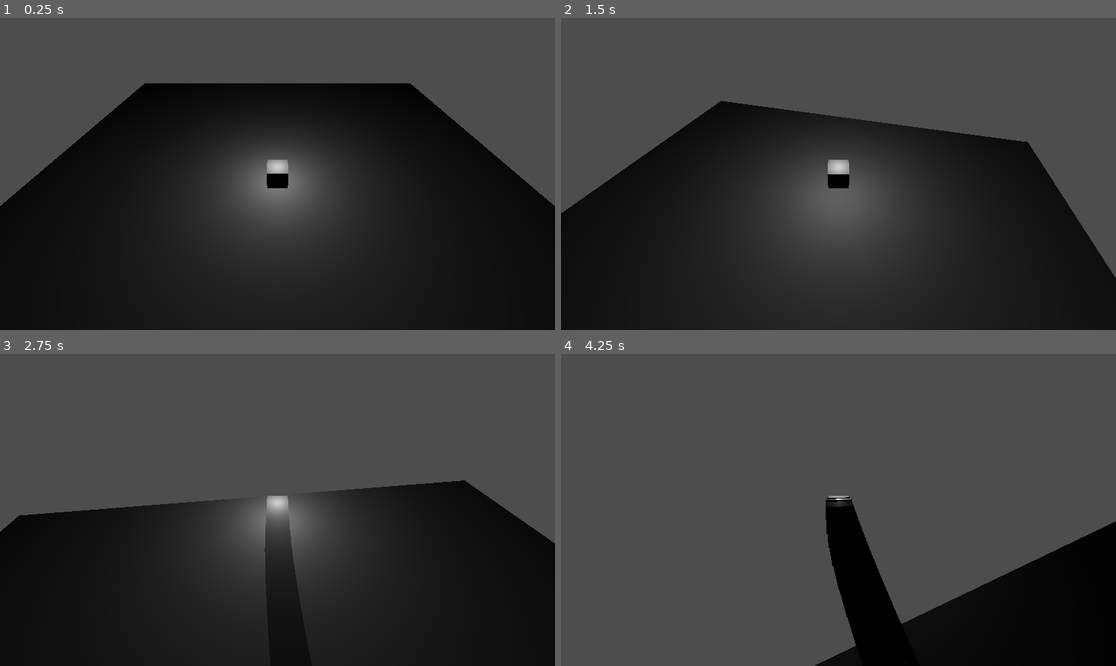
Above: before the commit, frames 1-4 (two rows, left to right).
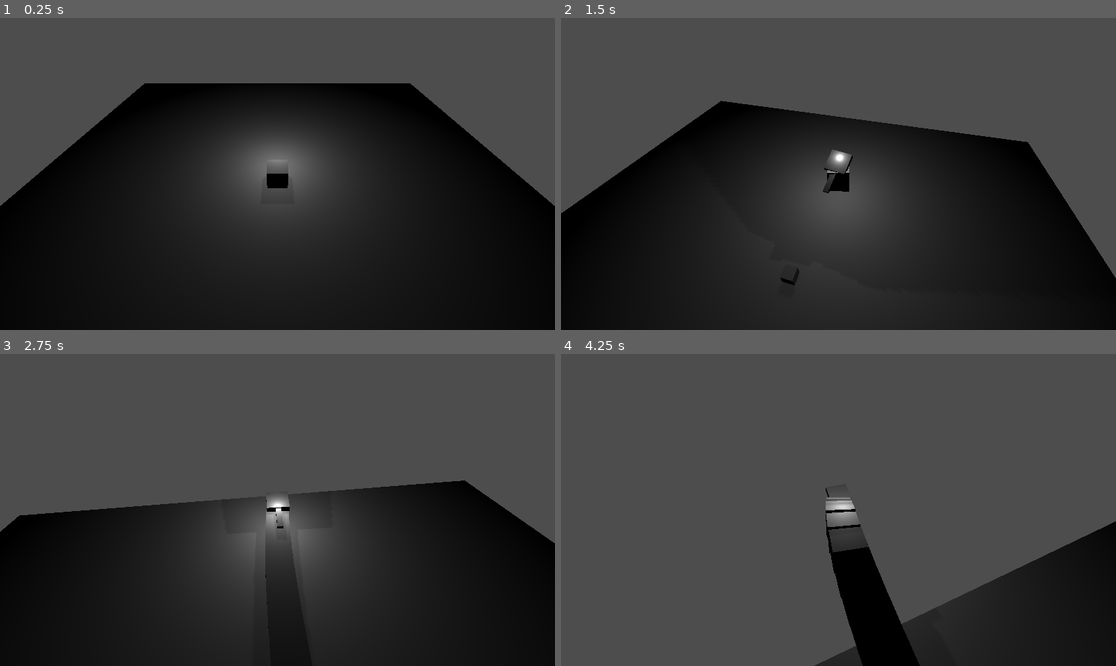
Above: after the commit, the same moments.

Repository: lcsaasm/Snake3D
Game: Godot game, scene res://main.tscn
Same seed, same stepped clock (60 frames per second), same inputs: the game is played once before the commit and once after it.
Inputs (mouse positions are in pixels of both pictures, inside the frame that each line leads up to):
- Up to frame 1 (0.25 s): no input
- Up to frame 2 (1.5 s): tap Enter at 0.5 s; move the mouse to (866, 174) at 0.52 s; press the mouse at (866, 174) at 0.53 s; hold W (move_up) from 0.53 s (still down); tap Space (jump) at 0.77 s; right-click (866, 174) at 0.8 s; move the mouse to (810, 174) at 1.27 s; release the mouse at (810, 174) at 1.28 s; right-click (810, 174) at 1.35 s
- Up to frame 3 (2.75 s): keep holding W (move_up); tap Space (jump) at 1.52 s; click (249, 510) at 1.55 s; move the mouse to (288, 503) at 2.02 s; hold E (interact) from 2.03 s (still down); right-click (288, 503) at 2.3 s
- Up to frame 4 (4.25 s): keep holding W (move_up); move the mouse to (832, 516) at 2.77 s; release E (interact) at 2.78 s; tap Mouse wheel down (scroll_down) at 2.85 s; tap Space (jump) at 3.02, 3.77 s; click (832, 516) at 3.05 s; move the mouse to (877, 513) at 3.52 s; hold Mouse wheel up (scroll_up) from 3.53 s (still down); right-click (877, 513) at 3.8 s

The runs differ from the first frame. In frame 1, 0.8% of the frame differs, in the area x 46-54%, y 40-62%; in frame 2, 0.4%; in frame 3, 0.6%; in frame 4, 3.0%, in the area x 47-78%, y 42-100%.

Commit message:
Torreta y seguimiento de objetivo

Diff:
--- a/main.gd
+++ b/main.gd
@@ -2,27 +2,47 @@
 
 @onready var camera_pivot: Node3D = $CameraPivot
 @onready var camera: Camera3D = $CameraPivot/Camera3D
-
+@onready var omni_light: OmniLight3D = $OmniLight3D
+@onready var mouse_pointer: Area3D = $MousePointer
 @onready var player: CharacterBody3D = $Player
 
 @export var camera_sensitivity: float = 0.25
+@export var camera_zoom_speed: float = 0.75
+@export var camera_zoom_range_multiplier: float = 3
 
+var camera_start_position: Vector3
 var camera_lock_flag: bool = false
-var camera_zoom_speed: float = 0.75
-var camera_zoom_range_multiplier: float = 3
-var camera_start_position: Vector3
+var camera_drag_flag: bool = false
+var mouse_ray_cast: RayCast3D = RayCast3D.new()
+
+var mouse_selection: Node3D
 
 func _ready() -> void:
 	camera_start_position = camera.position
 	Input.set_mouse_mode(Input.MOUSE_MODE_CAPTURED)
+	player.target_track = mouse_pointer
+	add_child(mouse_ray_cast)
+	mouse_ray_cast.collide_with_areas = true
 
 func _process(_delta: float) -> void:
 	camera_pivot.position = player.position
+	omni_light.position = omni_light.position.move_toward(player.position + -player.basis.z + Vector3.UP, 0.075)
+
+	if Input.get_mouse_mode() == Input.MOUSE_MODE_VISIBLE:
+		var mouse_position: Vector2 = get_viewport().get_mouse_position()
+		mouse_ray_cast.position = camera.project_ray_origin(mouse_position)
+		mouse_ray_cast.target_position = camera.project_ray_normal(mouse_position) * 25
+		if mouse_ray_cast.is_colliding():
+			mouse_pointer.position = mouse_ray_cast.get_collision_point()
+		else:
+			mouse_pointer.position = mouse_ray_cast.position + mouse_ray_cast.target_position
 
 func _unhandled_input(event: InputEvent) -> void:
-	if not camera_lock_flag and event is InputEventMouseMotion:
-		camera_pivot.rotation_degrees.x -= event.relative.y * camera_sensitivity
-		camera_pivot.rotation_degrees.y -= event.relative.x * camera_sensitivity
+	if event is InputEventMouseMotion:
+		if not camera_lock_flag or camera_drag_flag:
+			camera_pivot.rotation_degrees.x -= event.relative.y * camera_sensitivity
+			camera_pivot.rotation_degrees.y -= event.relative.x * camera_sensitivity
+
 	if event.is_action_pressed("escape"):
 		Input.set_mouse_mode(Input.MOUSE_MODE_CAPTURED if Input.get_mouse_mode() == Input.MOUSE_MODE_VISIBLE else Input.MOUSE_MODE_VISIBLE)
 		camera_lock_flag = not camera_lock_flag
@@ -30,3 +50,23 @@
 		camera.position = camera.position.move_toward(Vector3.ZERO, camera_zoom_speed)
 	if event.is_action_pressed("scroll_down"):
 		camera.position = camera.position.move_toward(camera_start_position * camera_zoom_range_multiplier, camera_zoom_speed)
+
+	if event.is_action_pressed("left_click"):
+		if mouse_selection != null:
+			if mouse_selection is Segment:
+				mouse_selection.bind_turret(mouse_pointer)
+				mouse_selection = null
+		camera_drag_flag = true
+	if event.is_action_released("left_click"):
+		camera_drag_flag = false
+	if event.is_action_pressed("right_click"):
+		if mouse_selection != null:
+			if mouse_selection is Segment:
+				mouse_selection.unbind_turret()
+
+func _on_mouse_pointer_area_entered(area: Area3D) -> void:
+	if area.owner != null:
+		mouse_selection = area.owner
+
+func _on_mouse_pointer_mouse_exited() -> void:
+	mouse_selection = null
--- a/main.tscn
+++ b/main.tscn
@@ -1,8 +1,14 @@
-[gd_scene load_steps=4 format=3 uid="uid://dtwj8a5aeyx1u"]
+[gd_scene load_steps=6 format=3 uid="uid://dtwj8a5aeyx1u"]
 
 [ext_resource type="Script" uid="uid://c8r1xjfqtn8eq" path="res://main.gd" id="1_0xm2m"]
 [ext_resource type="PackedScene" uid="uid://dkbj5ri5eepx8" path="res://player.tscn" id="1_ig7tw"]
 [ext_resource type="PackedScene" uid="uid://ch77opu4v5oms" path="res://controller.tscn" id="2_h2yge"]
+
+[sub_resource type="BoxMesh" id="BoxMesh_1bvp3"]
+size = Vector3(0.5, 0.5, 0.5)
+
+[sub_resource type="BoxShape3D" id="BoxShape3D_h2yge"]
+size = Vector3(0.15, 0.15, 0.15)
 
 [node name="Main" type="Node"]
 script = ExtResource("1_0xm2m")
@@ -19,11 +25,26 @@
 [node name="Player" parent="." node_paths=PackedStringArray("controller") instance=ExtResource("1_ig7tw")]
 controller = NodePath("../Controller")
 
-[node name="OmniLight3D" type="OmniLight3D" parent="Player"]
-transform = Transform3D(1, 0, 0, 0, 1, 0, 0, 0, 1, 0, 1, 0)
-omni_range = 25.0
-
 [node name="CameraPivot" type="Node3D" parent="."]
 
 [node name="Camera3D" type="Camera3D" parent="CameraPivot"]
 transform = Transform3D(1, 0, 0, 0, 0.707107, 0.707107, 0, -0.707107, 0.707107, 0, 7, 7)
+
+[node name="OmniLight3D" type="OmniLight3D" parent="."]
+transform = Transform3D(1, 0, 0, 0, 1, 0, 0, 0, 1, 0, 2, -2)
+shadow_enabled = true
+shadow_opacity = 0.25
+omni_range = 15.0
+
+[node name="MousePointer" type="Area3D" parent="."]
+collision_layer = 0
+
+[node name="MeshInstance3D" type="MeshInstance3D" parent="MousePointer"]
+mesh = SubResource("BoxMesh_1bvp3")
+skeleton = NodePath("../..")
+
+[node name="CollisionShape3D" type="CollisionShape3D" parent="MousePointer"]
+shape = SubResource("BoxShape3D_h2yge")
+
+[connection signal="area_entered" from="MousePointer" to="." method="_on_mouse_pointer_area_entered"]
+[connection signal="mouse_exited" from="MousePointer" to="." method="_on_mouse_pointer_mouse_exited"]
--- a/player.gd
+++ b/player.gd
@@ -9,8 +9,13 @@
 @export var jump_velocity: float = 5.0
 @export var segment_separation: float = 0.75
 
+var target_track: Node3D = Node3D.new()
+
 func _ready() -> void:
 	set_collision_layer_value(1, 0)
+	var segments: Array[Node] = body.get_children()
+	for segment in segments:
+		segment.set_collision_layer_value(1, 0)
 
 func _physics_process(delta: float) -> void:
 	var input_data: InputPackage = controller.input_gather()
@@ -45,13 +50,13 @@
 func process_segments(delta: float) -> void:
 	var segments: Array[Node] = body.get_children()
 	if len(segments) == 0: return
-	process_segment(segments[0], self, delta)
+	process_segment(segments[0], self, 0.25, delta)
 	for i in range(1, len(segments)):
-		process_segment(segments[i], segments[i - 1], delta)
+		process_segment(segments[i], segments[i - 1], segment_separation, delta)
 
-func process_segment(origen: CharacterBody3D, objetive: CharacterBody3D, delta: float) -> void:
+func process_segment(origen: CharacterBody3D, objetive: CharacterBody3D, separation: float, delta: float) -> void:
 	var objetive_direction: Vector3 = origen.position.direction_to(objetive.position)
-	var target_position: Vector3 = objetive.position - (segment_separation * objetive_direction)
+	var target_position: Vector3 = objetive.position - (separation * objetive_direction)
 	origen.velocity = (target_position - origen.position)  / delta
 	if origen.position.distance_to(target_position) > 0.0025:
 		origen.look_at(target_position)
--- a/player.tscn
+++ b/player.tscn
@@ -1,5 +1,6 @@
-[gd_scene load_steps=4 format=3 uid="uid://dkbj5ri5eepx8"]
+[gd_scene load_steps=5 format=3 uid="uid://dkbj5ri5eepx8"]
 
+[ext_resource type="PackedScene" uid="uid://7r43sd80wpc0" path="res://segment.tscn" id="1_4flbx"]
 [ext_resource type="Script" uid="uid://c8hia0tk2g2aj" path="res://player.gd" id="1_onrkg"]
 
 [sub_resource type="BoxShape3D" id="BoxShape3D_sh265"]
@@ -13,6 +14,9 @@
 shape = SubResource("BoxShape3D_sh265")
 
 [node name="MeshInstance3D" type="MeshInstance3D" parent="."]
+visible = false
 mesh = SubResource("BoxMesh_4flbx")
 
 [node name="Body" type="Node" parent="."]
+
+[node name="Segment" parent="Body" instance=ExtResource("1_4flbx")]
--- a/project.godot
+++ b/project.godot
@@ -62,6 +62,16 @@
 "events": [Object(InputEventMouseButton,"resource_local_to_scene":false,"resource_name":"","device":-1,"window_id":0,"a …(259 unchanged characters)…
 ]
 }
+right_click={
+"deadzone": 0.2,
+"events": [Object(InputEventMouseButton,"resource_local_to_scene":false,"resource_name":"","device":-1,"window_id":0,"alt_pressed":false,"shift_pressed":false,"ctrl_pressed":false,"meta_pressed":false,"button_mask":2,"position":Vector2(298, 23),"global_position":Vector2(307, 71),"factor":1.0,"button_index":2,"canceled":false,"pressed":true,"double_click":false,"script":null)
+]
+}
+left_click={
+"deadzone": 0.2,
+"events": [Object(InputEventMouseButton,"resource_local_to_scene":false,"resource_name":"","device":-1,"window_id":0,"alt_pressed":false,"shift_pressed":false,"ctrl_pressed":false,"meta_pressed":false,"button_mask":1,"position":Vector2(226, 20),"global_position":Vector2(235, 68),"factor":1.0,"button_index":1,"canceled":false,"pressed":true,"double_click":false,"script":null)
+]
+}
 
 [rendering]
 
--- /dev/null
+++ b/segment.gd
@@ -0,0 +1,22 @@
+extends CharacterBody3D
+class_name Segment
+
+const TURRET = preload("res://turret.tscn")
+
+var attachment: Node
+
+func bind_turret(target_track: Node3D) -> void:
+	if attachment != null:
+		return
+
+	var turret_scene: Node = TURRET.instantiate()
+	turret_scene.position = Vector3(0, 0.75, 0)
+	turret_scene.target = target_track
+	attachment = turret_scene
+	add_child(turret_scene)
+
+func unbind_turret() -> void:
+	if attachment == null:
+		return
+	attachment.queue_free()
+	attachment = null
--- a/segment.tscn
+++ b/segment.tscn
@@ -1,13 +1,23 @@
-[gd_scene load_steps=3 format=3 uid="uid://7r43sd80wpc0"]
+[gd_scene load_steps=5 format=3 uid="uid://7r43sd80wpc0"]
+
+[ext_resource type="Script" uid="uid://53sjr0ai53wy" path="res://segment.gd" id="1_6thxi"]
 
 [sub_resource type="SphereShape3D" id="SphereShape3D_1t7c3"]
 
 [sub_resource type="BoxMesh" id="BoxMesh_1t7c3"]
 
+[sub_resource type="BoxShape3D" id="BoxShape3D_6thxi"]
+
 [node name="Segment" type="CharacterBody3D"]
+script = ExtResource("1_6thxi")
 
 [node name="CollisionShape3D" type="CollisionShape3D" parent="."]
 shape = SubResource("SphereShape3D_1t7c3")
 
 [node name="MeshInstance3D" type="MeshInstance3D" parent="."]
 mesh = SubResource("BoxMesh_1t7c3")
+
+[node name="InteractionArea" type="Area3D" parent="."]
+
+[node name="CollisionShape3D" type="CollisionShape3D" parent="InteractionArea"]
+shape = SubResource("BoxShape3D_6thxi")
--- /dev/null
+++ b/turret.gd
@@ -0,0 +1,11 @@
+extends Node3D
+class_name Turret
+
+@export var target: Node3D
+
+func _ready() -> void:
+	if target == null:
+		print_debug("Error: Turret target not initialized")
+
+func _physics_process(_delta: float) -> void:
+	look_at(target.global_position)
--- /dev/null
+++ b/turret.tscn
@@ -0,0 +1,19 @@
+[gd_scene load_steps=4 format=3 uid="uid://b70j0yf2nddvj"]
+
+[ext_resource type="Script" uid="uid://bi6gx018sv6hj" path="res://turret.gd" id="1_3oylf"]
+
+[sub_resource type="BoxMesh" id="BoxMesh_8xk5y"]
+size = Vector3(1, 0.25, 1)
+
+[sub_resource type="BoxMesh" id="BoxMesh_3oylf"]
+size = Vector3(0.25, 0.15, 1)
+
+[node name="Turret" type="Node3D"]
+script = ExtResource("1_3oylf")
+
+[node name="MeshInstance3D" type="MeshInstance3D" parent="."]
+mesh = SubResource("BoxMesh_8xk5y")
+
+[node name="MeshInstance3D2" type="MeshInstance3D" parent="."]
+transform = Transform3D(1, 0, 0, 0, 1, 0, 0, 0, 1, 0, 0, -1)
+mesh = SubResource("BoxMesh_3oylf")
Not shown, added: segment.gd.uid
Not shown, added: turret.gd.uid
